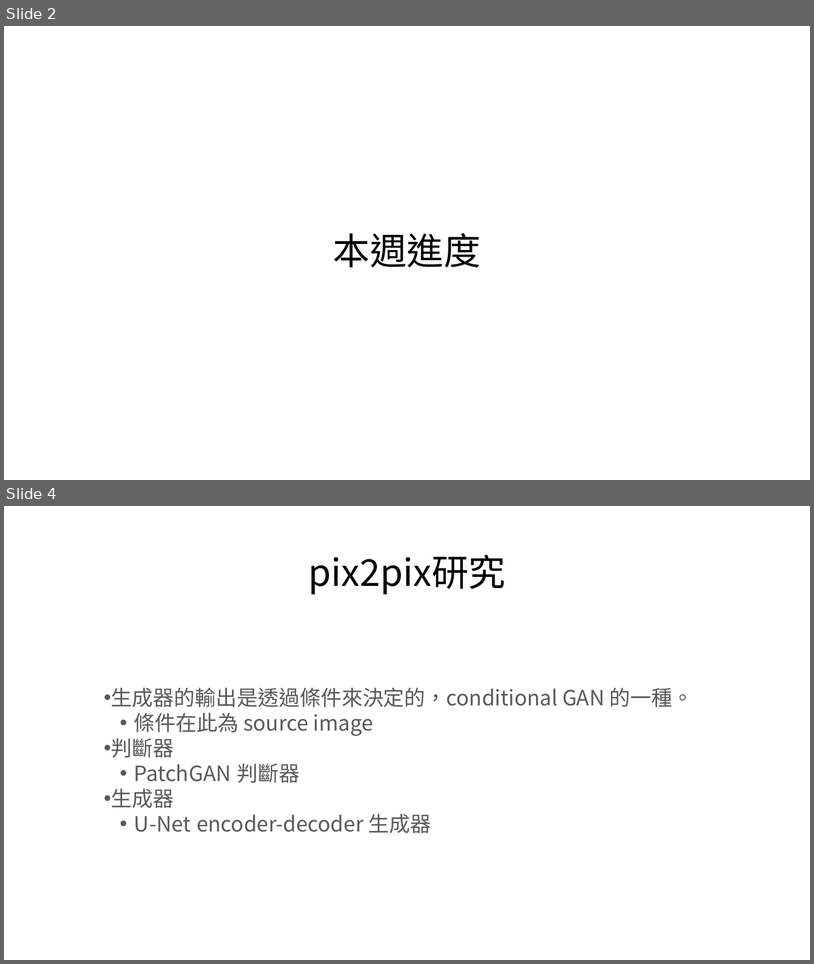
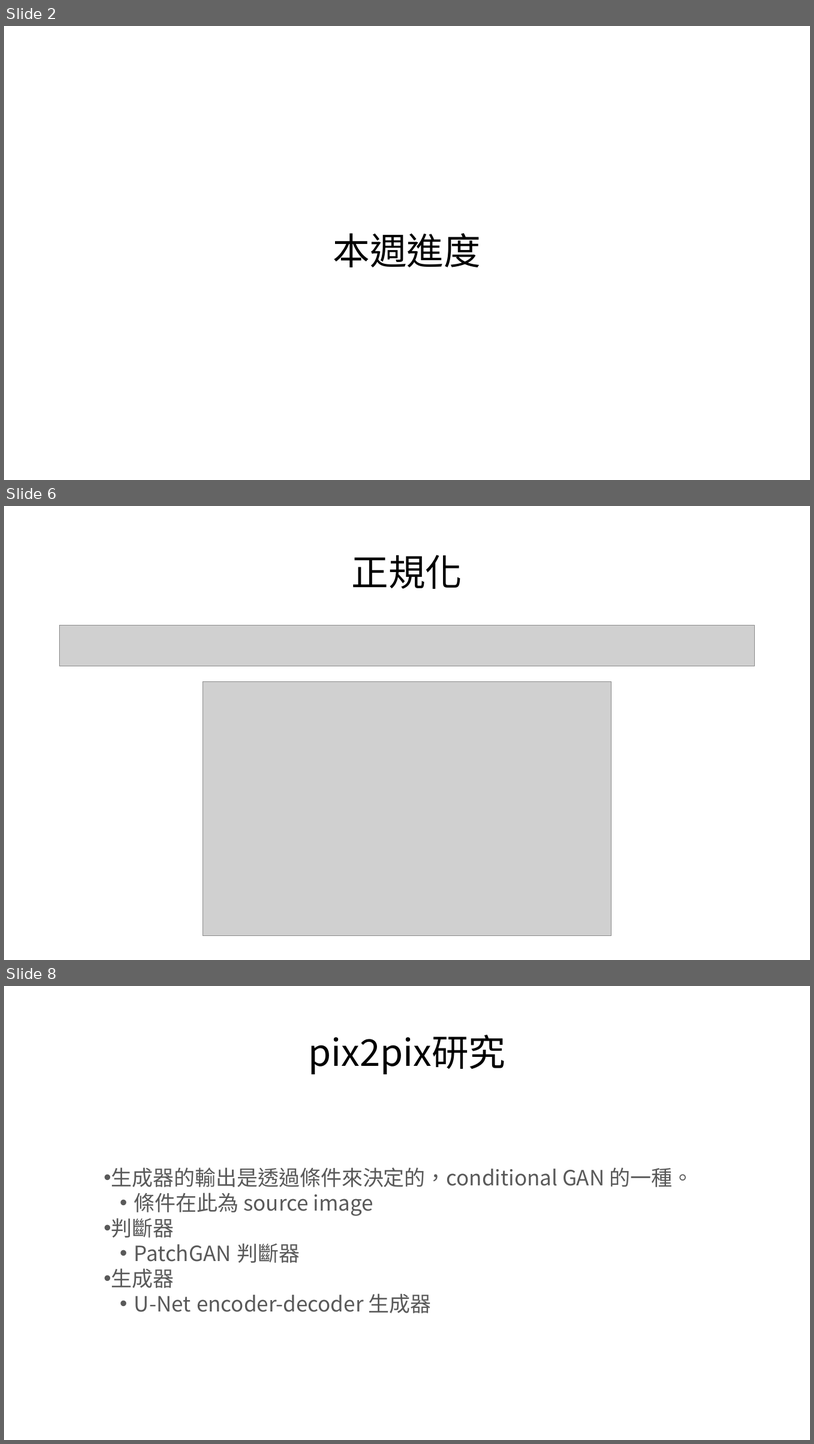
Before and after one commit to mizulun/seatpose-system, a slide deck: week21進度報告.pptx. Shown one above the other, each under a label of ours: slides 2 and 4 before the commit, slides 2, 6 and 8 after it; the slides between them are not shown. The pictures are 814x964 and 814x1444 pixels, drawn with LibreOffice and Linux fonts; fonts in the diff are those of the drawing; grey boxes stand for pictures. Boxes give left, top, right and bottom in pixels: in the first picture for what was removed or moved away, otherwise in the second. Text is boxed around its words. In the diff, an @@ line names an element or a change of style, - is before the commit and + after.

```diff
--- a/week21進度報告.pptx
+++ b/week21進度報告.pptx
@@ slide 6 added at (x1=4, y1=506, x2=810, y2=960), background #FFFFFF @@
@@ title added at (x1=351, y1=555, x2=462, y2=589), 44 pt, text #000000 @@
+正規化
@@ picture added at (x1=60, y1=625, x2=755, y2=666) @@
@@ picture added at (x1=203, y1=681, x2=612, y2=936) @@
@@ what was slide 4 is now slide 8 @@
```
Also in this commit, not shown: 1 slide changed, 3 other slides added.
